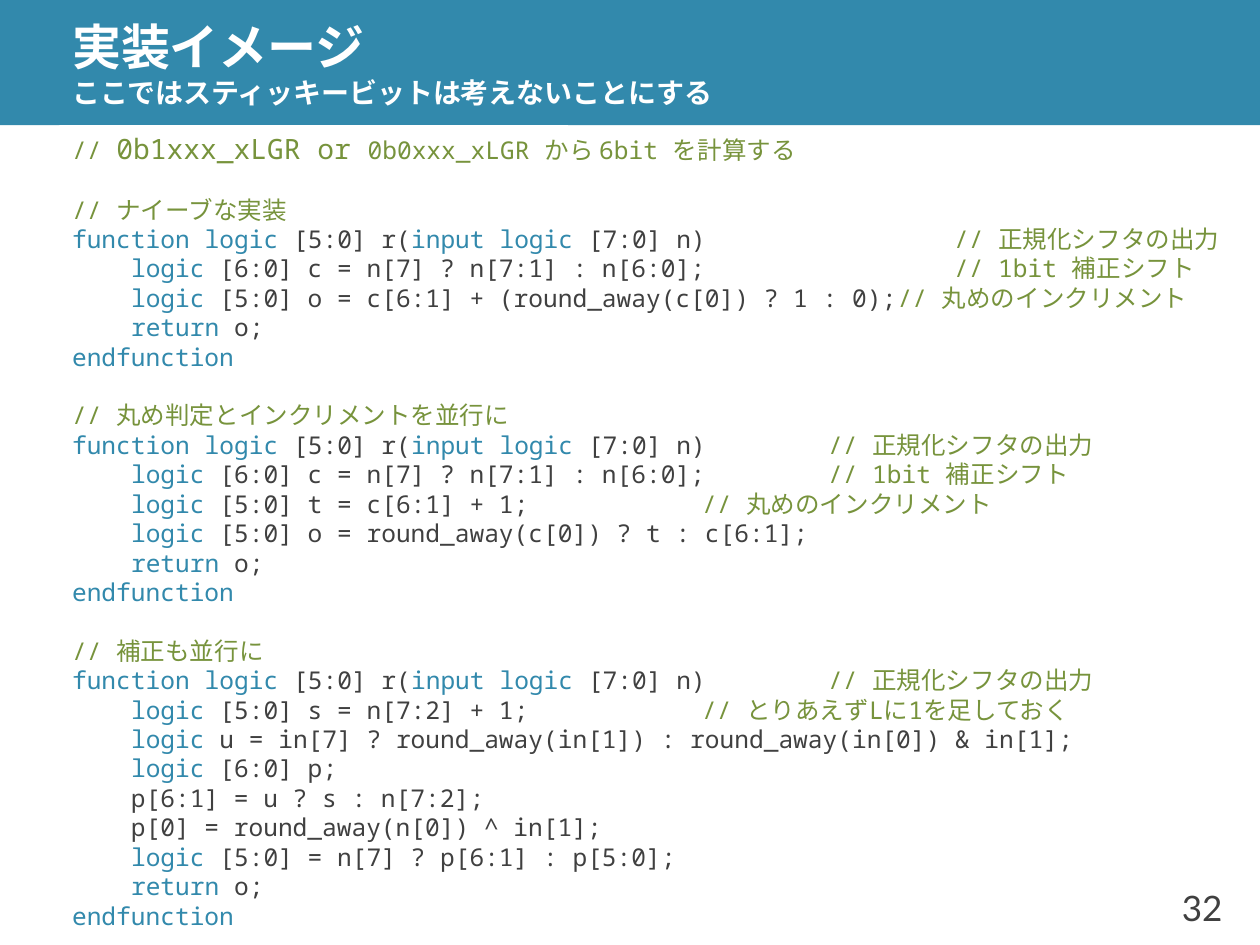
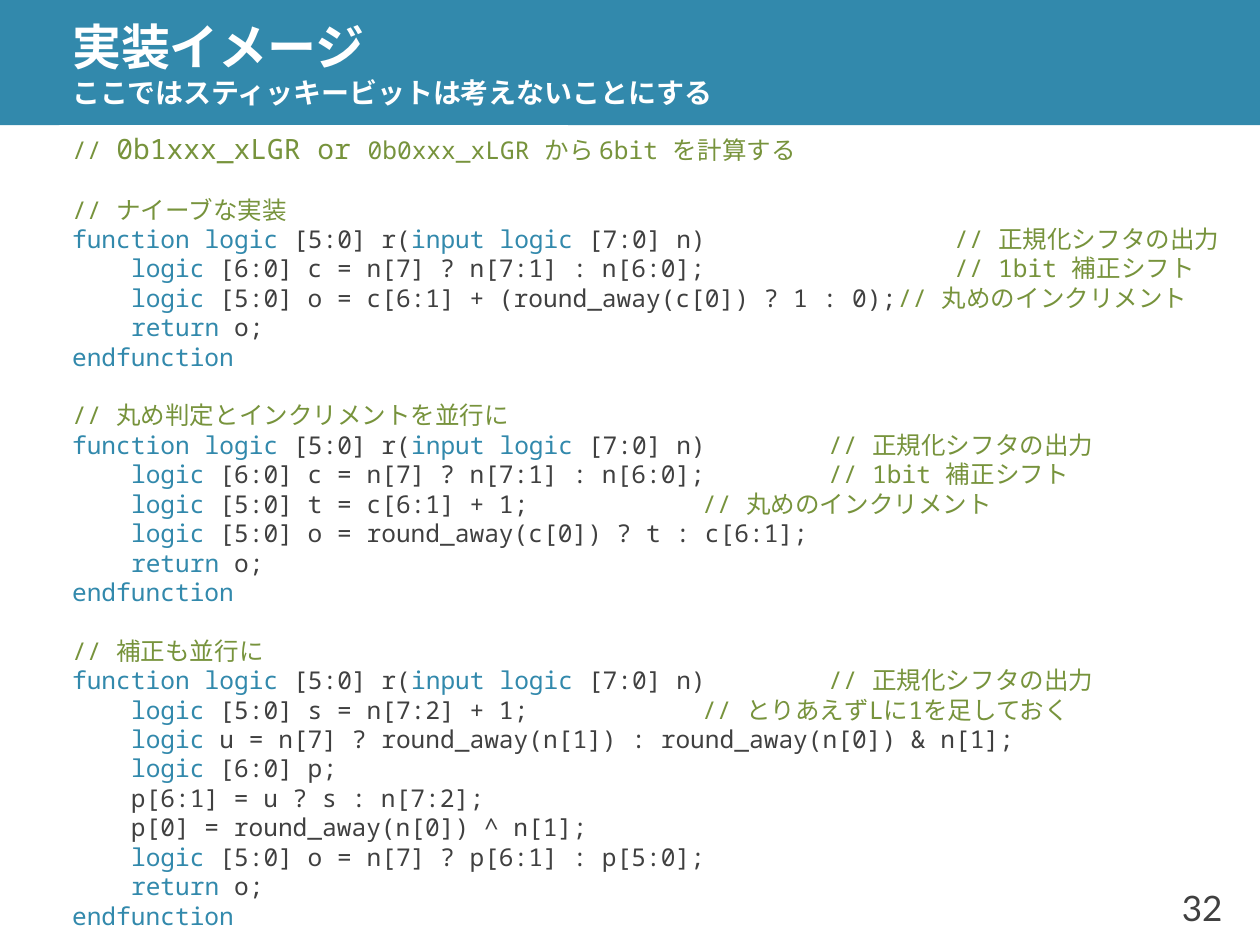
Before and after one commit to shioyadan/advanced-computer-organization, a slide deck: slide 32 of aco-shioya-appendix-fpu.pptx. Drawn at 1260x945 pixels with LibreOffice and Linux fonts; fonts in the diff are those of the drawing. Boxes give left, top, right and bottom in pixels: in the first picture for what was removed or moved away, otherwise in the second. Text is boxed around its words. In the diff, an @@ line names an element or a change of style, - is before the commit and + after.

```diff
--- a/aco-shioya-appendix-fpu.pptx
+++ b/aco-shioya-appendix-fpu.pptx
@@ text in rectangle at box(131, 729, 1014, 754): text changed @@
-logic u = in[7] ? round_away(in[1]) : round_away(in[0]) & in[1];
+logic u = n[7] ? round_away(n[1]) : round_away(n[0]) & n[1];
@@ text in rectangle at box(131, 817, 705, 872): text changed @@
-p[0] = round_away(n[0]) ^ in[1];
-logic [5:0] = n[7] ? p[6:1] : p[5:0];
+p[0] = round_away(n[0]) ^ n[1];
+logic [5:0] o = n[7] ? p[6:1] : p[5:0];
```
Also in this commit, not shown: 2 other slides changed, 1 other file.
